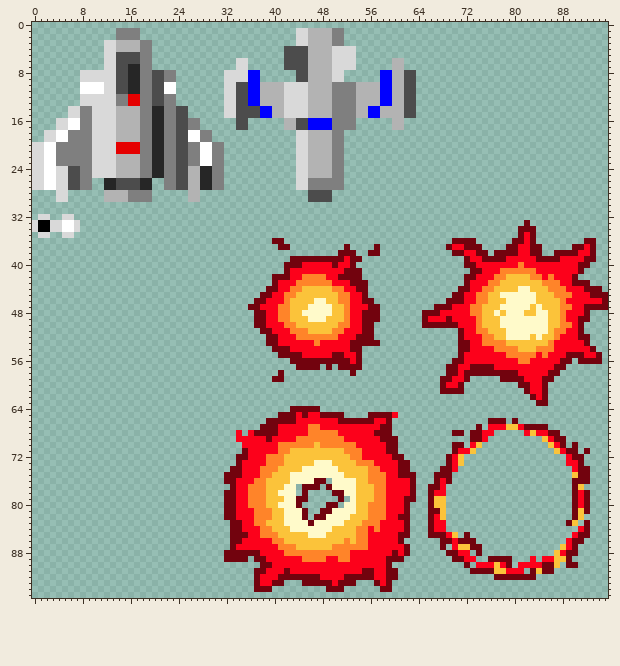
File history of a sprite sheet, TreeMin001.png. Above, as it was before the edit.
The file is 96x96 pixels.
The result:
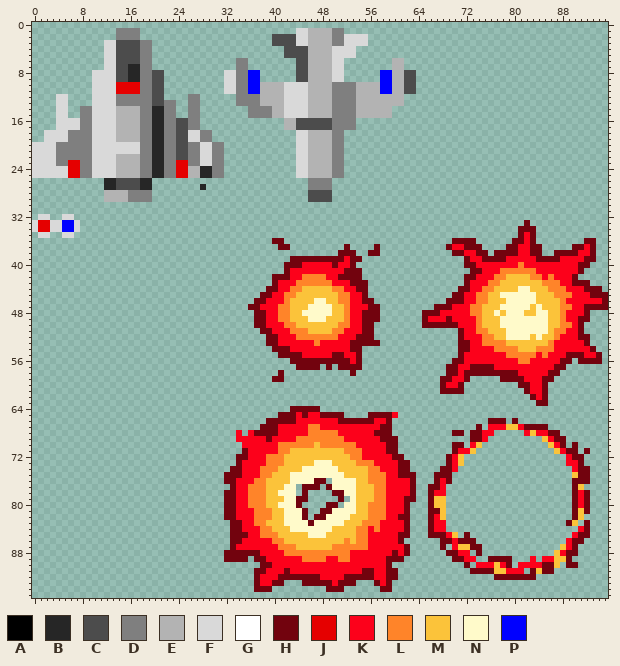
Palette (. is transparent): A #000000  B #262626  C #4c4c4c  D #7f7f7f  E #b3b3b3  F #d9d9d9  G #ffffff  H #72030e  J #e50000  K #fc011b  L #ff8429  M #fbc33a  N #fffaca  P #0000ff
From old to new:
y 2: x 40..43 .... -> CCCC; x 52..55 .... -> FFFF
y 3: x 14..17 EEEE -> CCCC; x 40..43 .... -> CCCC; x 52..55 .... -> FFFF
y 4: x 14..17 EEEE -> CCCC
y 6..7: x 34..35 FF -> DD; x 42..43 CC -> ..; x 52..53 FF -> ..
y 8..9: x 8..9 FF -> ..; x 22..23 DD -> ..; x 34..35 FF -> DD
y 10..11: x 8..11 GGGG -> ..FF; x 14..17 CCBB -> JJJJ; x 22..23 GG -> ..; x 34..35 CC -> DD
y 12: x 4..5 .. -> FF; x 8..9 FF -> ..; x 16..17 JJ -> DD; x 22..23 DD -> ..; x 26..27 .. -> DD; x 32..37 FFCCPP -> ..DDDD; x 58..59 PP -> EE; x 62..63 CC -> ..
y 13: x 4..5 .. -> FF; x 8..9 FF -> ..; x 16..17 JJ -> DD; x 26..27 .. -> DD; x 32..37 FFCCPP -> ..DDDD; x 58..59 PP -> EE; x 62..63 CC -> ..
y 14..15: x 4..7 ..FF -> FF..; x 24..27 CC.. -> ..DD; x 32..39 FFCCCCPP -> ....DDDD; x 56..57 PP -> EE; x 60..63 EECC -> ....
y 16..17: x 6..7 GG -> FF; x 34..35 CC -> ..; x 46..49 PPPP -> CCCC; x 60..61 EE -> ..
y 18..19: x 4..5 GG -> FF; x 26..27 GG -> FF
y 20..21: x 2..3 GG -> FF; x 14..17 JJJJ -> FFFF; x 28..29 GG -> FF
y 22: x 2..3 GG -> FF; x 28..29 GG -> FF
y 23: x 2..3 GG -> FF; x 6..7 DD -> JJ; x 24..25 CC -> JJ; x 28..29 GG -> FF
y 24..25: x 2..3 GG -> FF; x 6..7 CC -> JJ; x 24..25 CC -> JJ
y 26: x 0..9 FFGGFFCCDD -> ..........; x 22..31 DDCCEEBBDD -> ..........; x 44..45 FF -> ..; x 50..51 DD -> ..
y 27: x 0..9 FFGGFFCCDD -> ..........; x 22..27 DDCCEE -> ......; x 29..31 BDD -> ...; x 44..45 FF -> ..; x 50..51 DD -> ..
y 28..29: x 4..5 FF -> ..; x 26..27 EE -> ..
y 33..34: x 1..2 AA -> JJ; x 5..6 GG -> PP
Changed places in both pictures, as pixel boxes (x1, y1, x2, y2):
changed: (272, 34, 296, 70)
changed: (344, 34, 368, 70)
changed: (32, 40, 140, 202)
changed: (164, 58, 272, 202)
changed: (368, 94, 416, 130)
changed: (308, 118, 332, 130)
erased: (296, 178, 344, 190)
changed: (38, 220, 74, 232)
